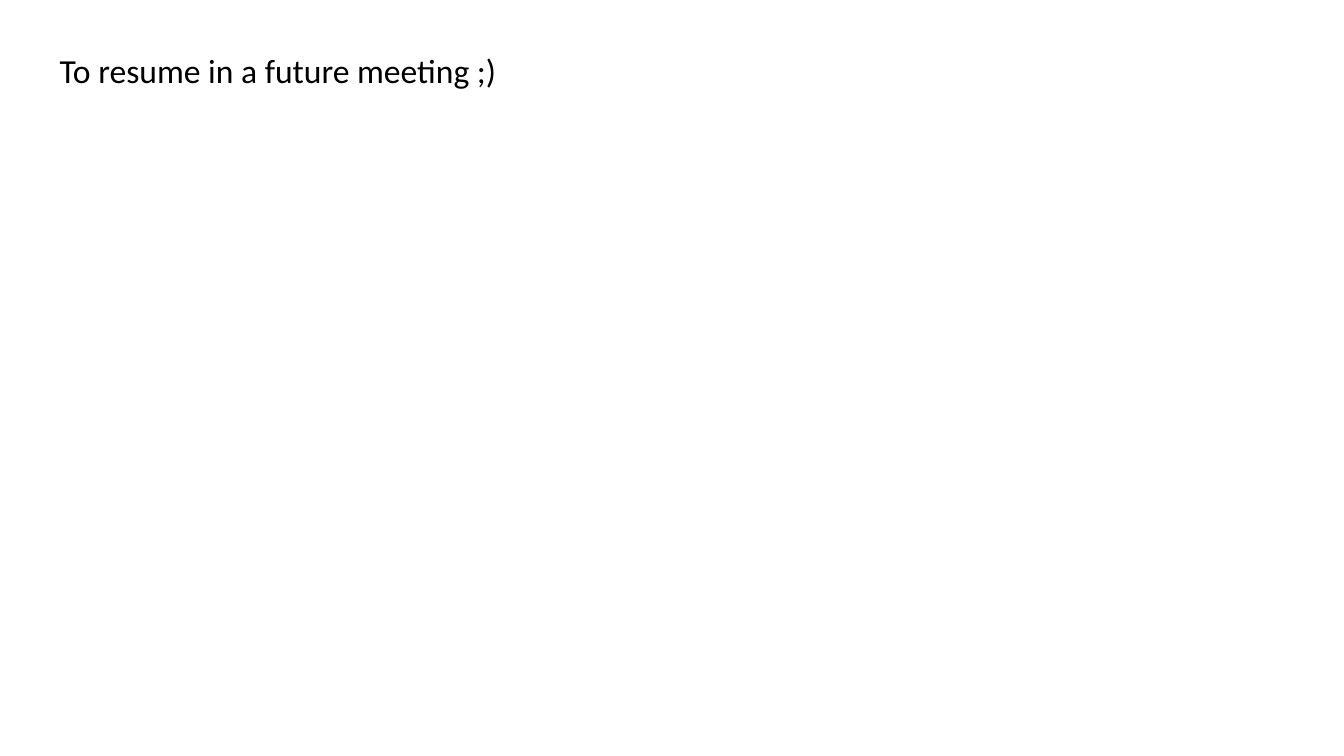
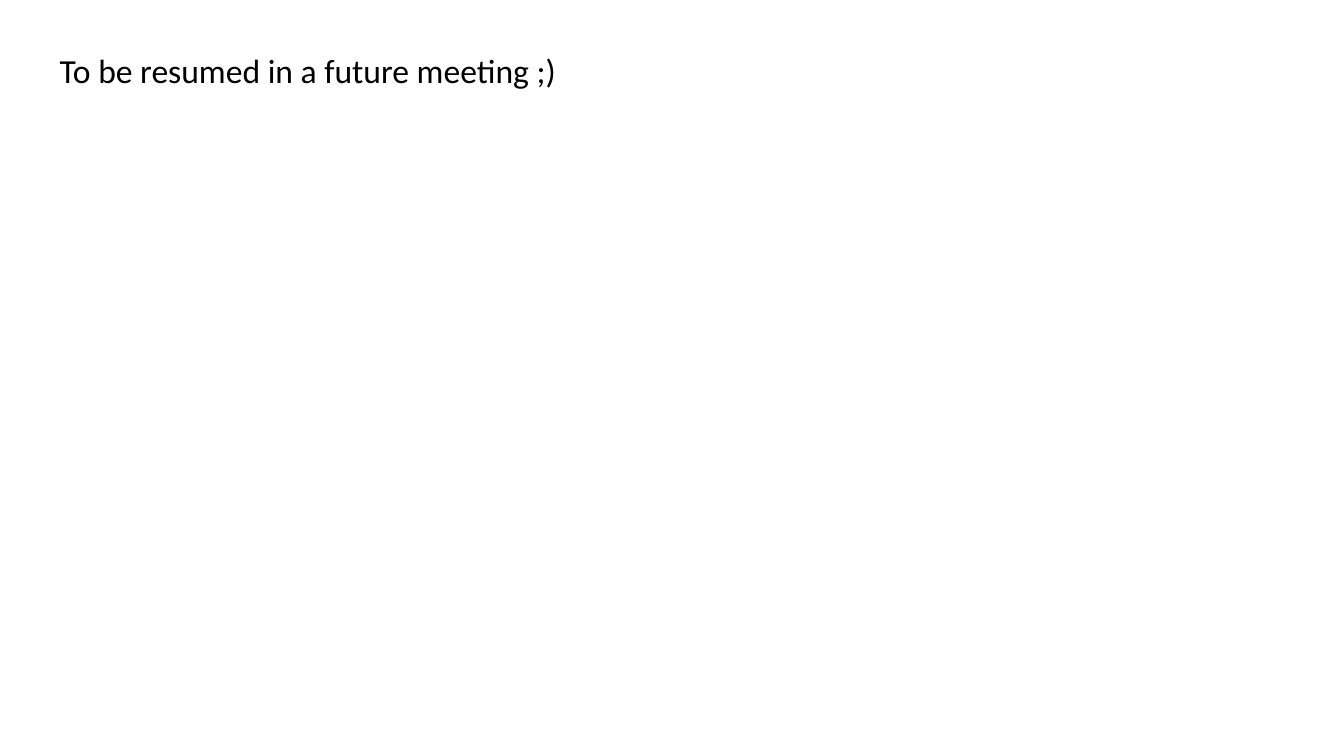
Before and after one commit to andreplima/BoT-in-Python, a slide deck: slide 10 of BoT in Python.pptx (slide 9 before the commit). Drawn at 1344x756 pixels with LibreOffice and Linux fonts; fonts in the diff are those of the drawing. Boxes give left, top, right and bottom in pixels: in the first picture for what was removed or moved away, otherwise in the second. Text is boxed around its words. In the diff, an @@ line names an element or a change of style, - is before the commit and + after.

```diff
--- a/BoT in Python.pptx
+++ b/BoT in Python.pptx
@@ text at (60, 59, 529, 89): text changed @@
-To resume in a future meeting ;)
+To be resumed in a future meeting ;)
```
Also in this commit, not shown: 4 other slides changed, 2 slides added, 1 slide removed, 6 other files.
